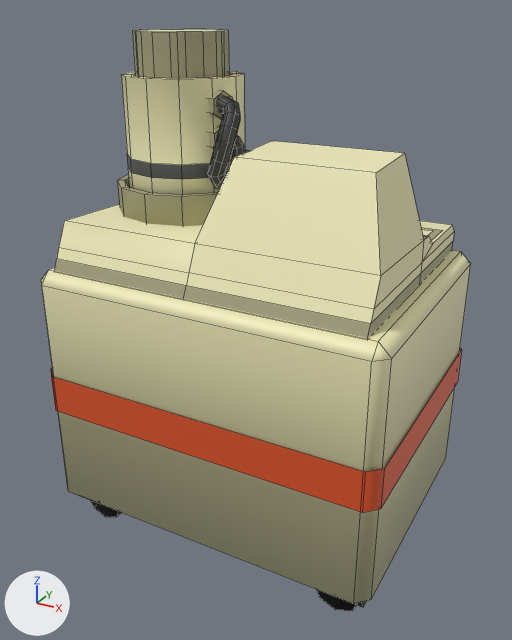
One commit to the FBX model Assets/Art/Models/Furniture/Machines/Medical/Chemical Dispenser.fbx: the scene before it, then after it.
One viewpoint serves both versions: a 50 mm lens placed at (-1.116, -1.629, 1.461), pointed at (-1.997, -0.026, 0.66). Arrows for +X, +Y and +Z are at lower left; the lights stay in place. Mesh edges are drawn as thin lines. Where no turn or scale is listed for an object, it has been applied to the vertices.

The scene before the commit, as lines of its bpy script (objects in view):
```python
me_cube_525 = bpy.data.meshes.new('Cube.525')
me_cube_525.from_pydata(...)  # 812 vertices, 625 faces; spans x -0.49..0.496, y -0.377..0.375, z 0.0..1.304
# faces by material slot: [624, 1]
me_cube_525.materials.append(mat_palette05)  # picture img_palette05_png
me_cube_525.materials.append(mat_palette05_emission)  # white #e7e7e7
me_cube_526 = bpy.data.meshes.new('Cube.526')
me_cube_526.from_pydata(...)  # 492 vertices, 337 faces; spans x -0.123..0.123, y -0.132..0.132, z 0.001..0.425
me_cube_526.materials.append(mat_palette05)  # picture img_palette05_png
ob_chemical_dispenser = bpy.data.objects.new('Chemical Dispenser', me_cube_525)
ob_chemical_dispenser.location = (-1.995, 0.0, 0.0)
ob_chemical_dispenser_container = bpy.data.objects.new('Chemical Dispenser Container', me_cube_526)
ob_chemical_dispenser_container.location = (-2.235, 0.004, 0.985)
```
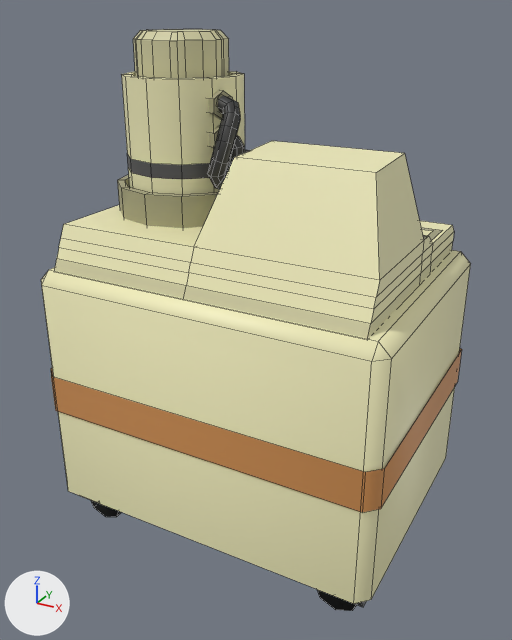
Patch to the scene script:
```diff
--- a/Assets/Art/Models/Furniture/Machines/Medical/Chemical Dispenser.fbx.py
+++ b/Assets/Art/Models/Furniture/Machines/Medical/Chemical Dispenser.fbx.py
@@ me_cube_526 @@
 # used by ob_chemical_dispenser_container; location = (-2.235, 0.004, 0.985)
-me_cube_526.from_pydata(...)  # 492 vertices, 337 faces; spans x -0.123..0.123, y -0.132..0.132, z 0.001..0.425
+me_cube_526.from_pydata(...)  # 516 vertices, 361 faces; spans x -0.123..0.123, y -0.132..0.132, z 0.001..0.425
+# me_cube_526 part 3
+# 24 vertices are removed from x -0.123..0.123, y -0.123..0.123, z 0.425
+# 25 faces are deleted
+# 24 vertices are added at x -0.103..0.103, y -0.103..0.103, z 0.425
+# 24 new vertices lie (0.0, 0.0, 0.129) away from vertices in x -0.123..0.123, y -0.123..0.123, z 0.277
+# 49 new faces join them
 me_cube_526.materials.append(mat_palette05)
@@ me_cube_525 @@
 # used by ob_chemical_dispenser; location = (-1.995, 0.0, 0.0)
-me_cube_525.from_pydata(...)  # 812 vertices, 625 faces; spans x -0.49..0.496, y -0.377..0.375, z 0.0..1.304
+me_cube_525.from_pydata(...)  # 831 vertices, 644 faces; spans x -0.49..0.496, y -0.377..0.375, z 0.0..1.304
+# me_cube_525 part 1
+# 3 vertices are removed from x -0.436..0.434, y -0.283..-0.282, z 0.951
+# 21 faces are deleted
+# 12 vertices in x -0.429..-0.043, y -0.192..0.195, z 0.921 move by (0.0, 0.0, -0.018)
+# 8 vertices in x -0.317..-0.156, y 0.12..0.274, z 1.058 move by (0.0, 0.0, -0.039)
+# 16 vertices are added at x -0.436..0.434, y -0.302..0.038, z 0.91..1.133
+# 6 new vertices lie (0.0, 0.088, 0.0) away from vertices in x -0.436..0.434, y 0.029, z 0.827..0.885
+# 40 new faces join them, mat_palette05 (picture img_palette05_png)
+# me_cube_525 part 2: 51 kept faces spanning x -0.49..0.496, y -0.377..0.375, z 0.289..0.943 get new texture (UV) coordinates
 me_cube_525.materials.append(mat_palette05)
```

Pixel boxes (x1, y1, x2, y2) of what changed, in the pictures (512 x 640 px):
'Chemical Dispenser Container', reshaped: before (132, 29, 229, 79); after (133, 29, 229, 79)
part 1 of me_cube_525, built on: (59, 153, 454, 309) in both
part 2 of me_cube_525, surface changed: (51, 259, 462, 512) in both
